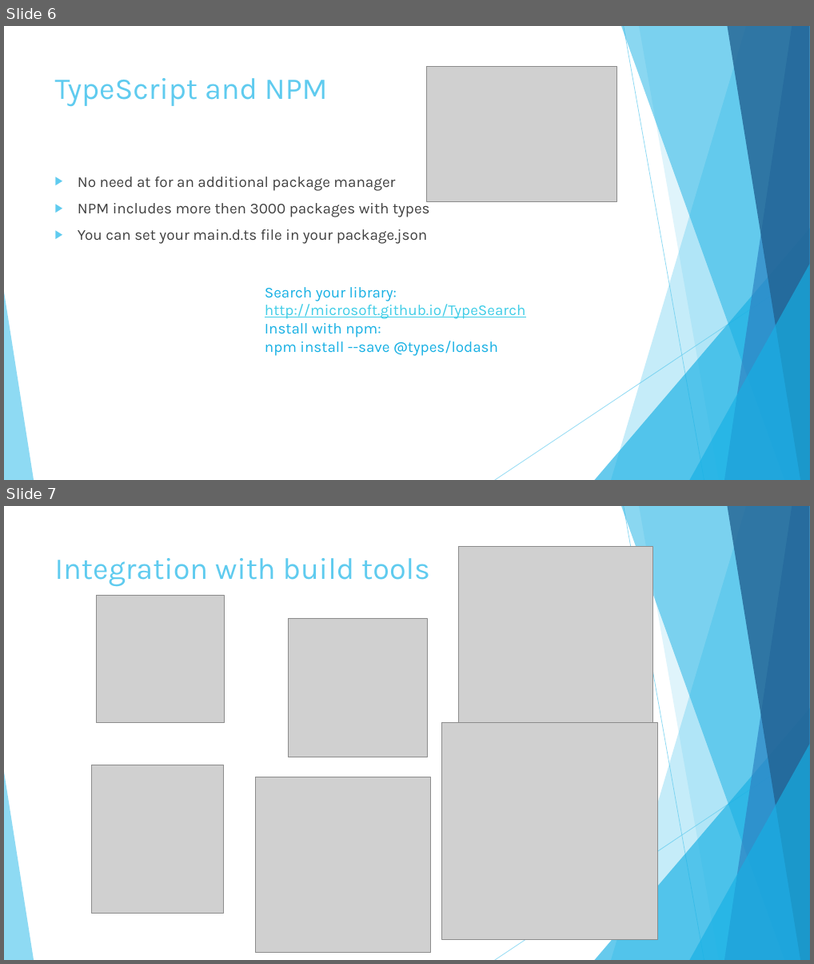
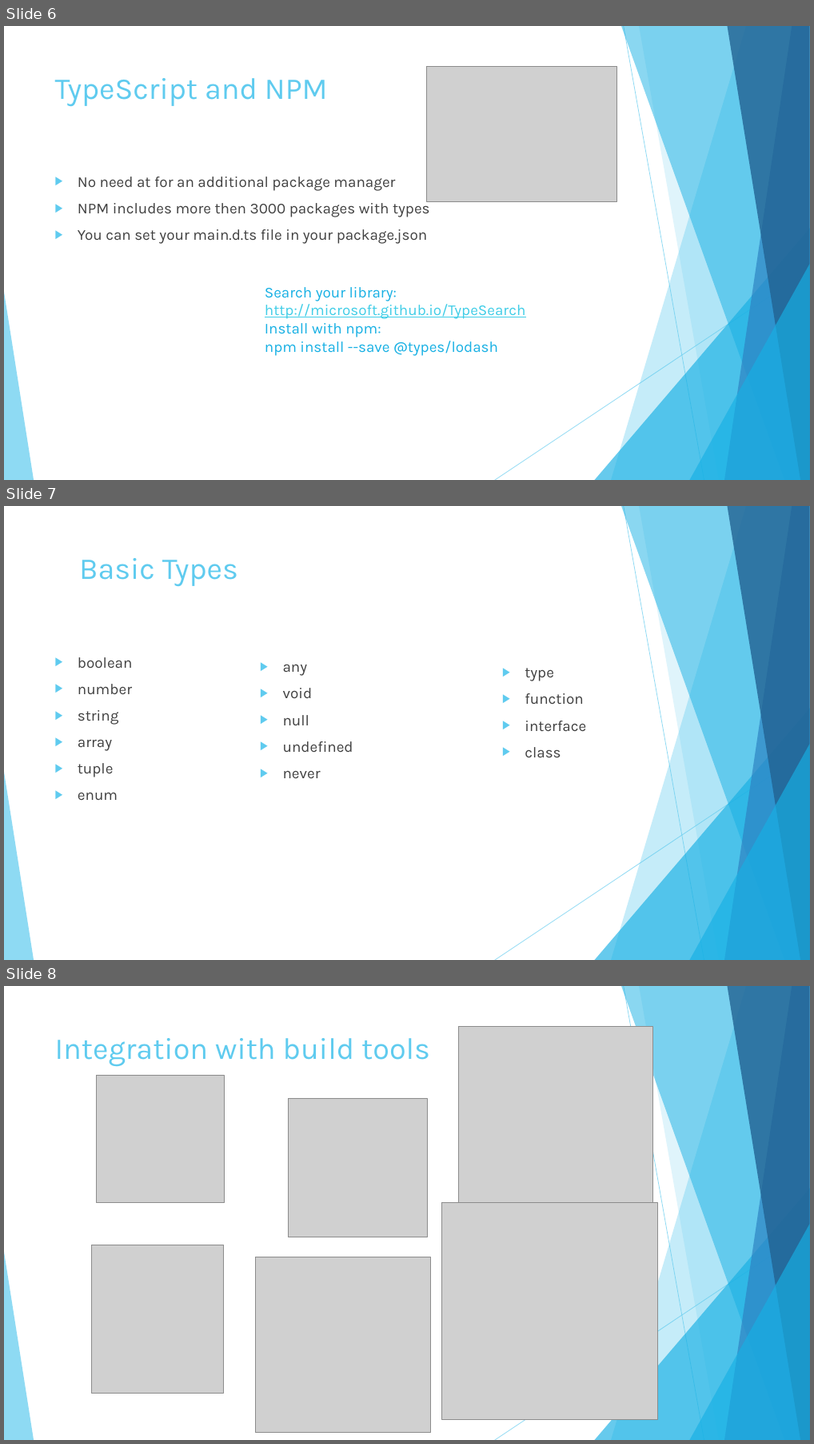
Before and after one commit to Mishurin/frontend-examples, a slide deck: typescript/TypeScript.pptx. Shown one above the other, each under a label of ours: slides 6 and 7 before the commit, slides 6, 7 and 8 after it. The pictures are 814x964 and 814x1444 pixels, drawn with LibreOffice and Linux fonts; fonts in the diff are those of the drawing; grey boxes stand for pictures. Boxes give left, top, right and bottom in pixels: in the first picture for what was removed or moved away, otherwise in the second. Text is boxed around its words. In the diff, an @@ line names an element or a change of style, - is before the commit and + after.

Commit message:
Added examples for variables, functions, classes, types and interfaces.

```diff
--- a/typescript/TypeScript.pptx
+++ b/typescript/TypeScript.pptx
@@ slide 7 added at (x1=4, y1=506, x2=810, y2=960), background #FFFFFF; not listed: 10 template elements that a slide beside it also shows @@
@@ title added at (x1=79, y1=558, x2=238, y2=586), 36 pt, text #5FCBEF @@
+Basic Types
@@ text added at (x1=78, y1=657, x2=133, y2=800), 18 pt, text #404040 @@
+▶ boolean
+▶ number
+▶ string
+▶ array
+▶ tuple
+▶ enum
@@ text added at (x1=283, y1=664, x2=354, y2=778), 18 pt, text #404040 @@
+▶ any
+▶ void
+▶ null
+▶ undefined
+▶ never
@@ text added at (x1=525, y1=668, x2=586, y2=757), 18 pt, text #404040 @@
+▶ type
+▶ function
+▶ interface
+▶ class
@@ what was slide 7 is now slide 8 @@
```
Also in this commit, not shown: 8 other files.
